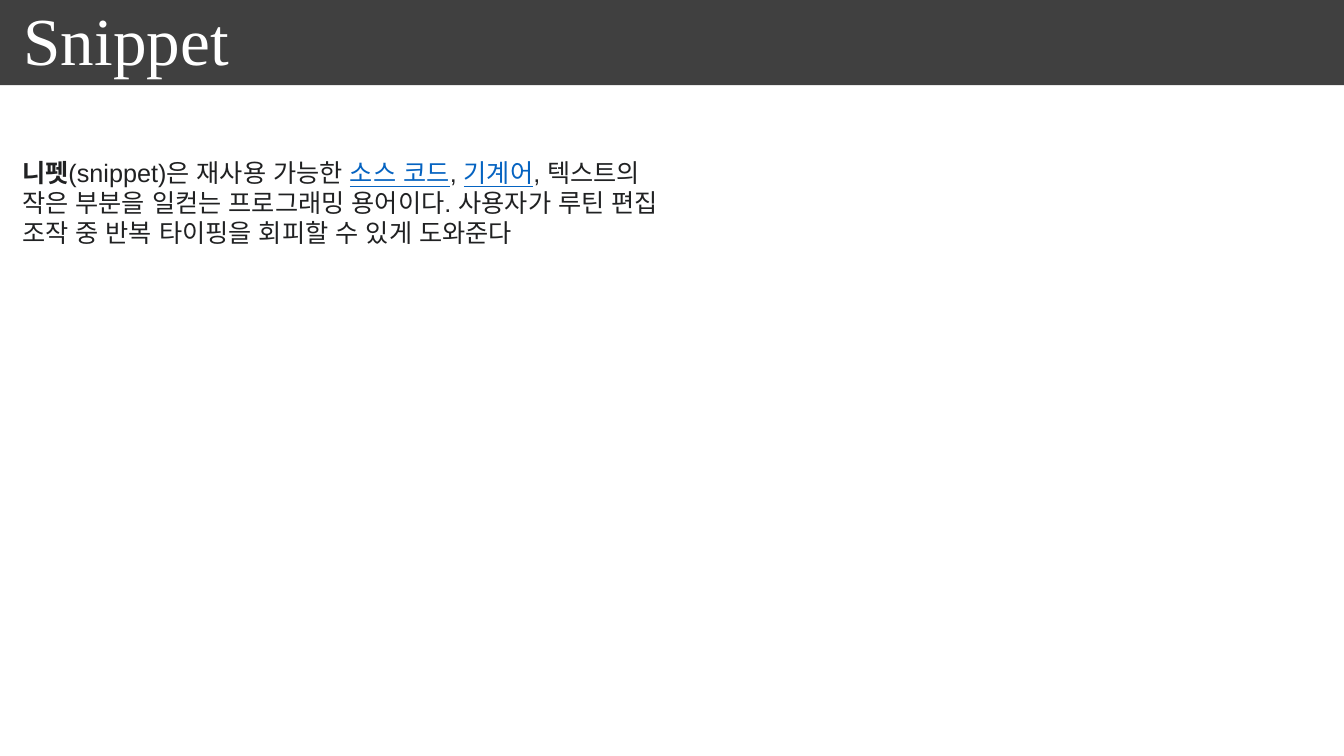
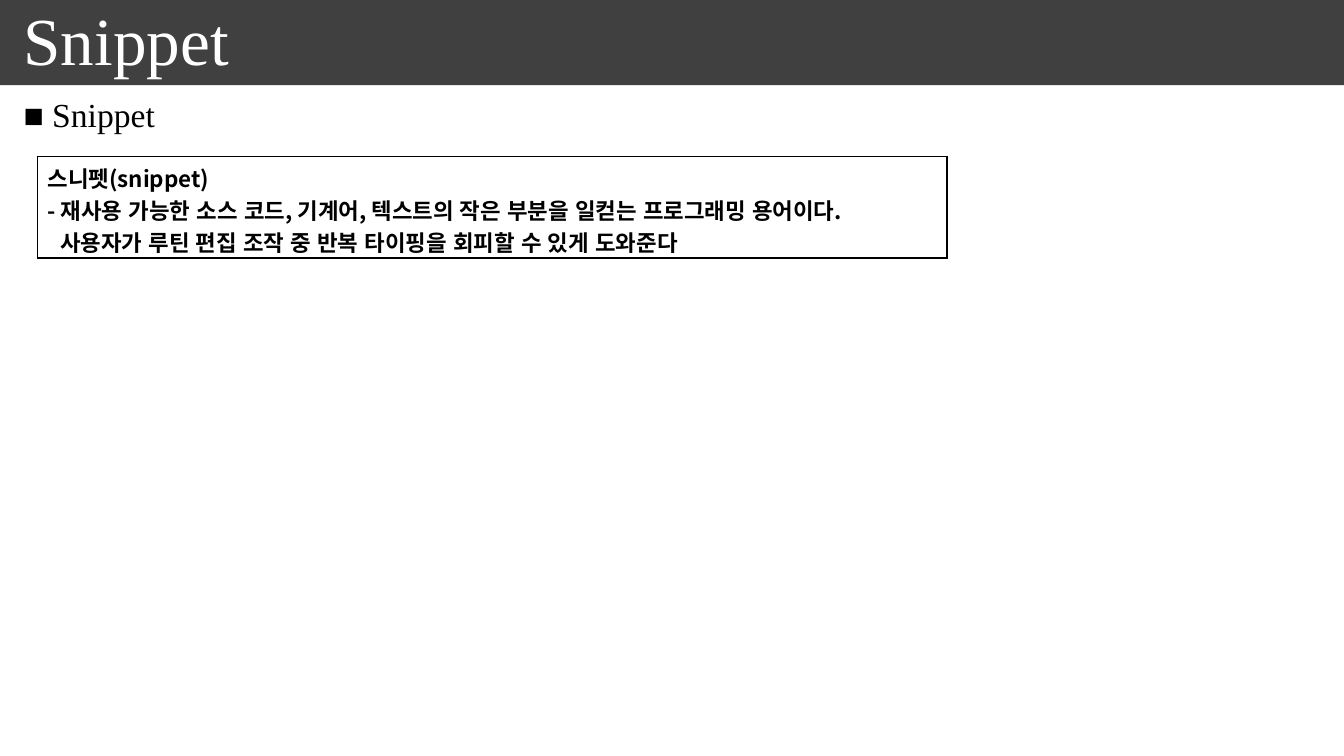
Before and after one commit to seonghokim/Study, a slide deck: slide 24 of everything in c.pptx (slide 3 before the commit). Drawn at 1344x756 pixels with LibreOffice and Linux fonts; fonts in the diff are those of the drawing. Boxes give left, top, right and bottom in pixels: in the first picture for what was removed or moved away, otherwise in the second. Text is boxed around its words. In the diff, an @@ line names an element or a change of style, - is before the commit and + after.

```diff
--- a/everything in c.pptx
+++ b/everything in c.pptx
@@ text added at <box>52,104,155,134</box>, 24 pt, text #000000 @@
+■ Snippet
@@ text removed at <box>22,161,658,244</box> @@
-니펫(snippet)은 재사용 가능한 소스 코드, 기계어, 텍스트의 작은 부분을 일컫는 프로그래밍 용어이다. 사용자가 루틴 편집 조작 중 반복 타이핑을 회피할 수 있게 도와준다
@@ table added at <box>37,156,947,258</box>, 1 rows, 1 columns @@
+스니펫(snippet) / - 재사용 가능한 소스 코드, 기계어, 텍스트의 작은 부분을 일컫는 프로그래밍 용어이다. / 사용자가 루틴 편집 조작 중 반복 타이핑을 회피할 수 있게 도와준다
```
Also in this commit, not shown: 7 other slides changed, 9 slides added, 1 slide removed.
